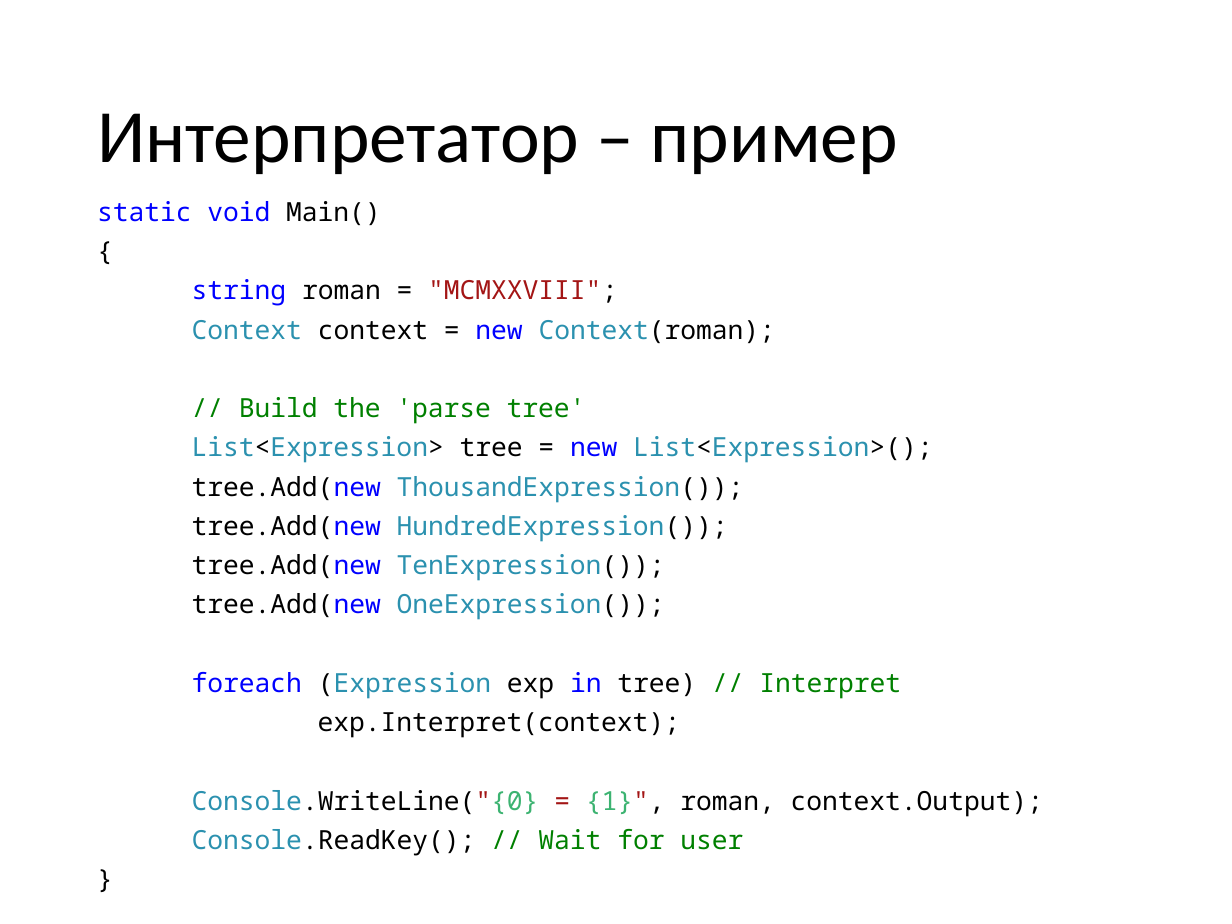
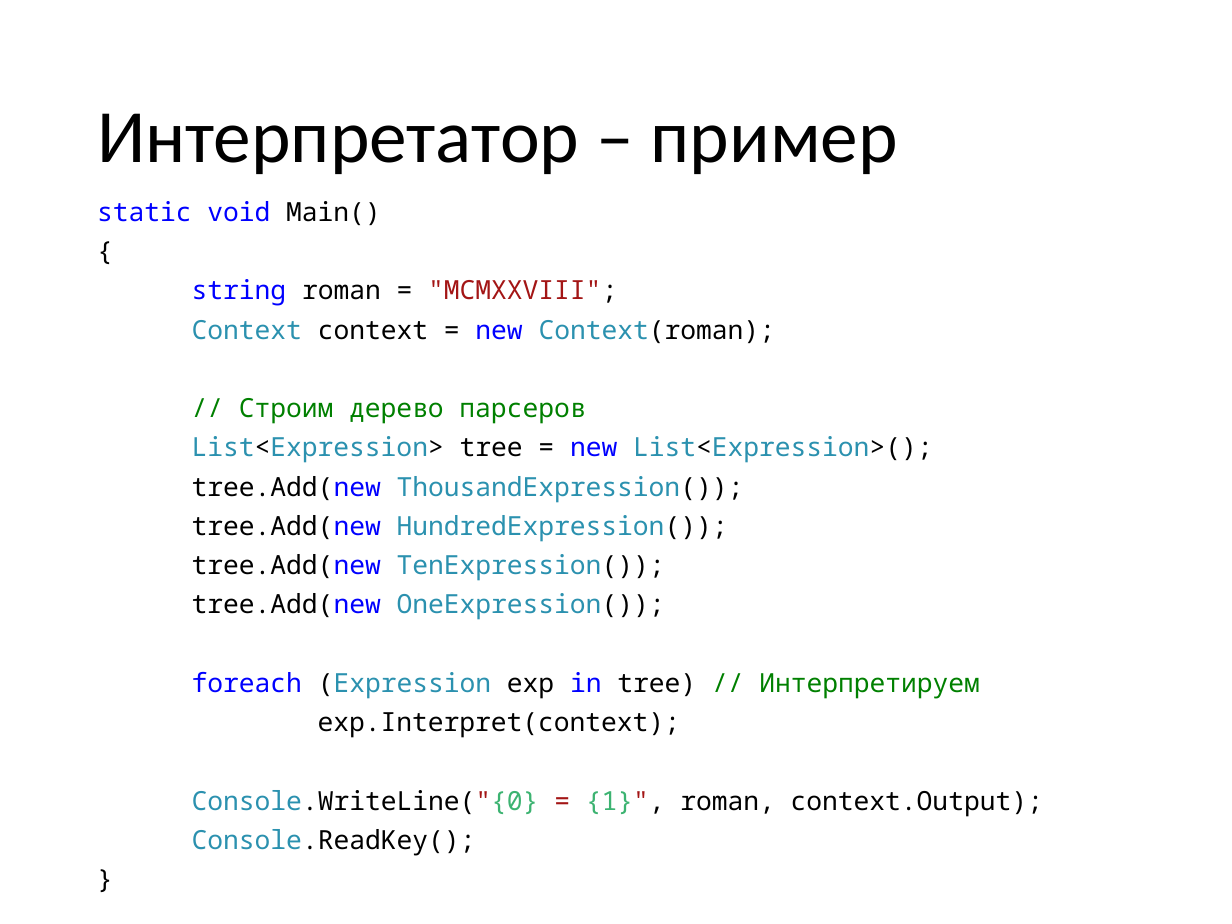
Before and after one commit to pelipas/OOP, a slide deck: slide 15 of Lecture_15_OOP_new.pptx (slide 14 before the commit). Drawn at 1232x924 pixels with LibreOffice and Linux fonts; fonts in the diff are those of the drawing. Boxes give left, top, right and bottom in pixels: in the first picture for what was removed or moved away, otherwise in the second. Text is boxed around its words. In the diff, an @@ line names an element or a change of style, - is before the commit and + after.

```diff
--- a/Lecture_15_OOP_new.pptx
+++ b/Lecture_15_OOP_new.pptx
@@ text at [239,398,585,424]: text changed @@
-// Build the 'parse tree'
+// Строим дерево парсеров
@@ text at [192,672,980,699]: text changed @@
-foreach (Expression exp in tree) // Interpret
+foreach (Expression exp in tree) // Интерпретируем
@@ text at [192,829,476,856]: text changed; text colour #008000 to #000000 @@
-Console.ReadKey(); // Wait for user
+Console.ReadKey();
```
Also in this commit, not shown: 5 other slides changed, 38 slides added, 4 other files.
